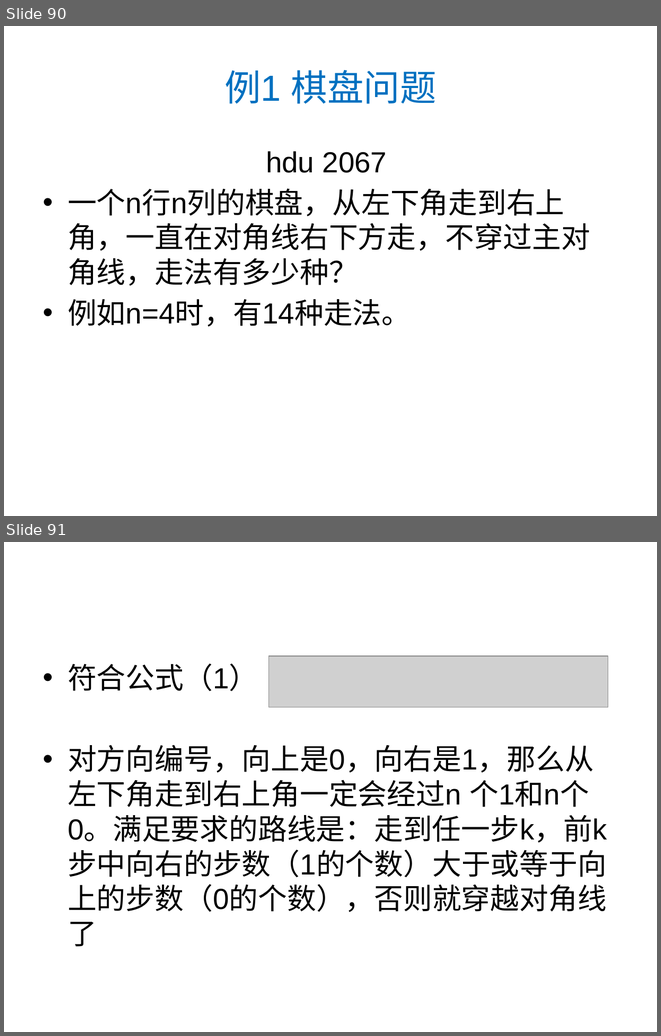
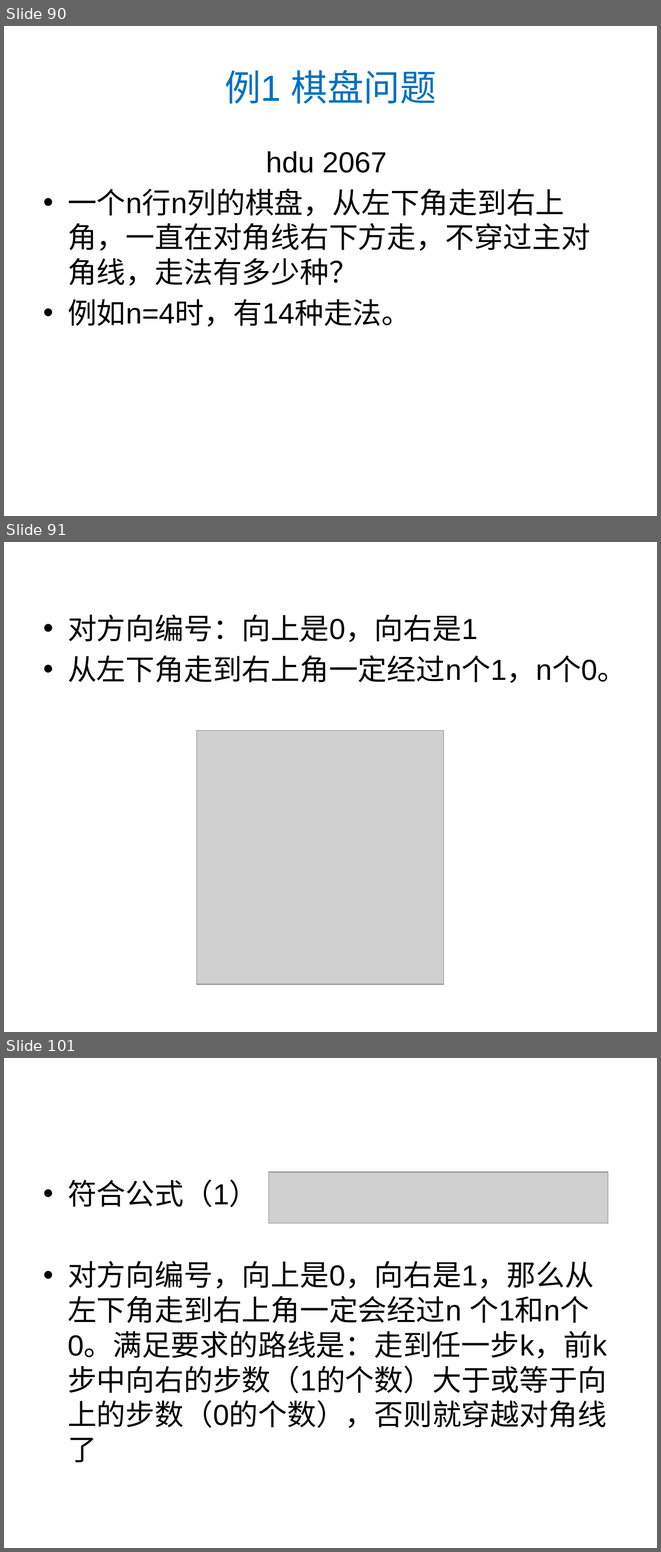
Before and after one commit to luoyongjun999/code, a slide deck: 第8章数学.pptx. Shown one above the other, each under a label of ours: slides 90 and 91 before the commit, slides 90, 91 and 101 after it; the slides between them are not shown. The pictures are 661x1036 and 661x1552 pixels, drawn with LibreOffice and Linux fonts; fonts in the diff are those of the drawing; grey boxes stand for pictures. Boxes give left, top, right and bottom in pixels: in the first picture for what was removed or moved away, otherwise in the second. Text is boxed around its words. In the diff, an @@ line names an element or a change of style, - is before the commit and + after.

```diff
--- a/第8章数学.pptx
+++ b/第8章数学.pptx
@@ slide 91 added at box(4, 542, 657, 1032), background #FFFFFF @@
@@ text added at box(68, 614, 626, 683), 32 pt, text #000000 @@
+• 对方向编号：向上是0，向右是1
+• 从左下角走到右上角一定经过n个1，n个0。
@@ picture added at box(196, 730, 443, 984) @@
@@ what was slide 91 is now slide 101 @@
```
Also in this commit, not shown: 9 other slides added, 1 other file.
